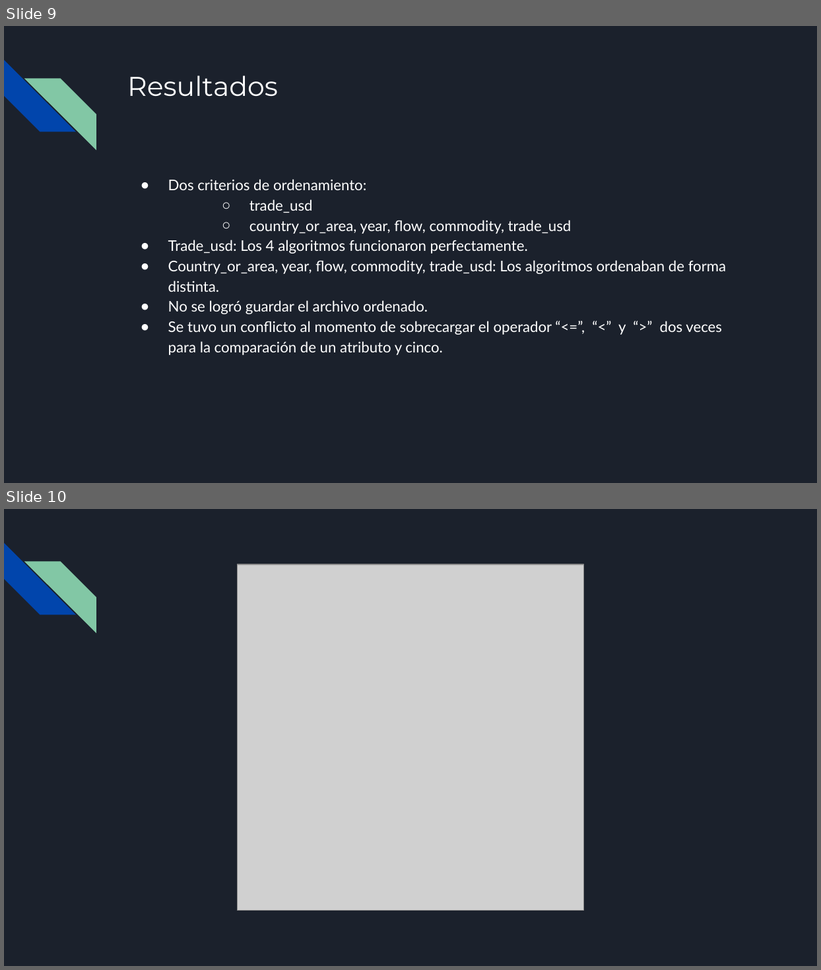
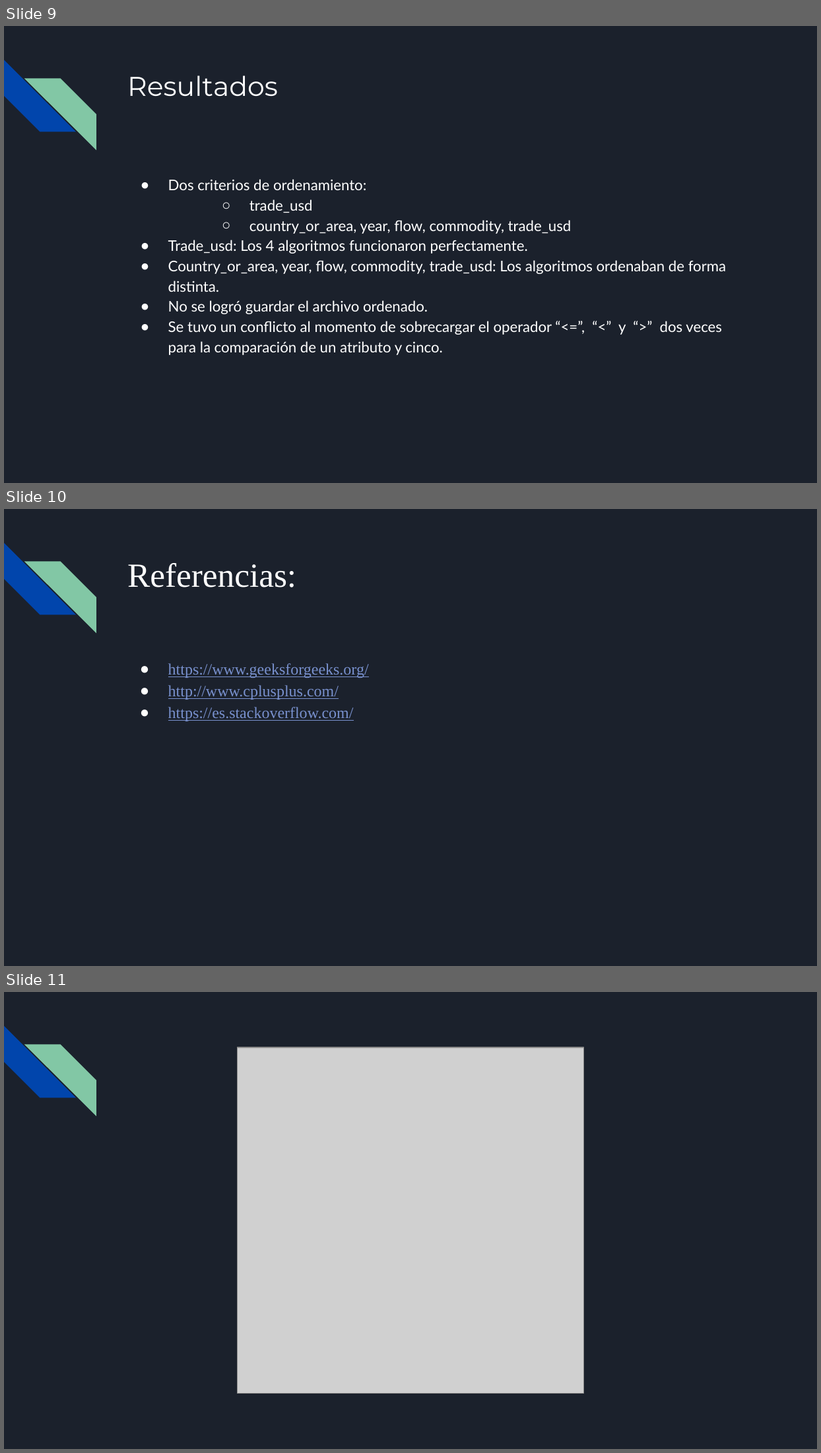
Before and after one commit to CS1103/unidad-2-ordenamiento-JuanGA12, a slide deck: Proyecto 2.pptx. Shown one above the other, each under a label of ours: slides 9 and 10 before the commit, slides 9, 10 and 11 after it. The pictures are 821x970 and 821x1453 pixels, drawn with LibreOffice and Linux fonts; fonts in the diff are those of the drawing; grey boxes stand for pictures. Boxes give left, top, right and bottom in pixels: in the first picture for what was removed or moved away, otherwise in the second. Text is boxed around its words. In the diff, an @@ line names an element or a change of style, - is before the commit and + after.

```diff
--- a/Proyecto 2.pptx
+++ b/Proyecto 2.pptx
@@ slide 10 added at bbox=[4, 509, 817, 966], background #1B212C; not listed: 2 template elements that a slide beside it also shows @@
@@ title added at bbox=[127, 563, 296, 588], 30 pt, text #FFFFFF @@
+Referencias:
@@ text added at bbox=[168, 663, 369, 722], 14 pt, text #7890CD, underline @@
+● https://www.geeksforgeeks.org/
+● http://www.cplusplus.com/
+● https://es.stackoverflow.com/
@@ what was slide 10 is now slide 11 @@
```
Also in this commit, not shown: 1 other file.
